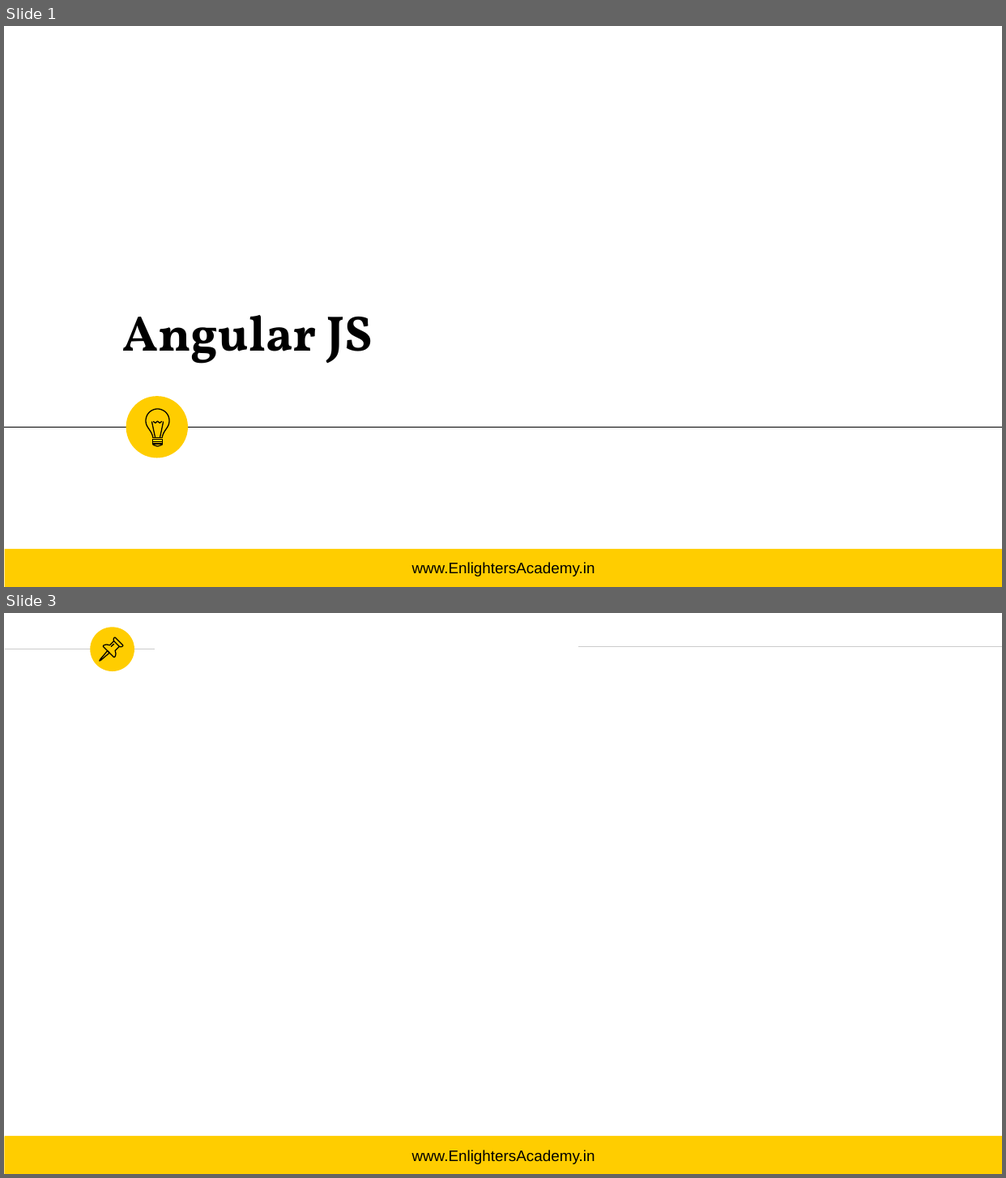
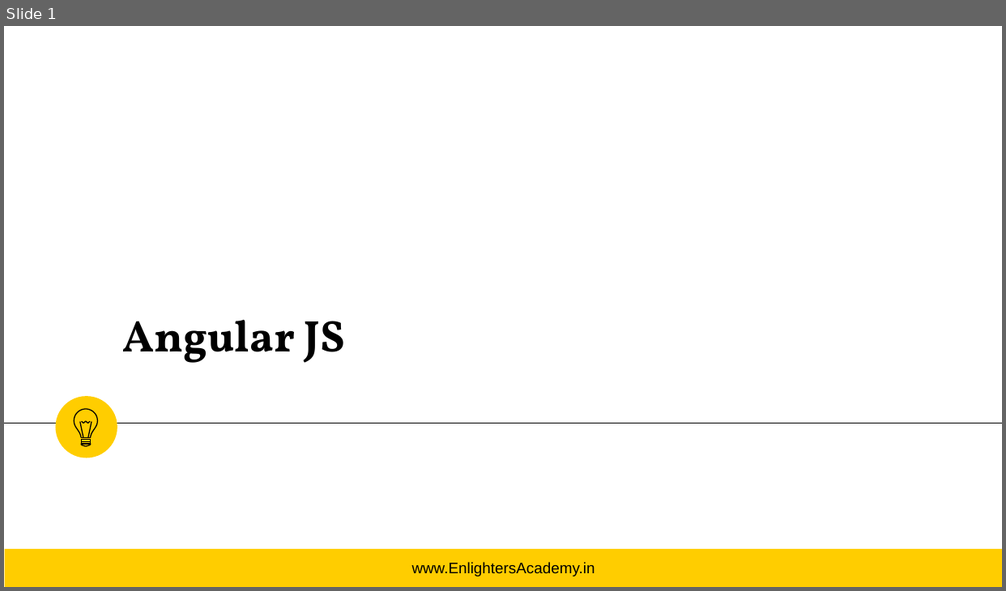
Before and after one commit to vikram-github/Course-Materials, a slide deck: PPT Template/EnlightersAcademyTemplate.pptx. Shown one above the other, each under a label of ours: slides 1 and 3 before the commit, slide 1 after it; the slides between them are not shown. The pictures are 1006x1178 and 1006x591 pixels, drawn with LibreOffice and Linux fonts; fonts in the diff are those of the drawing; background and template pictures are left out. Boxes give left, top, right and bottom in pixels: in the first picture for what was removed or moved away, otherwise in the second. Text is boxed around its words. In the diff, an @@ line names an element or a change of style, - is before the commit and + after.

```diff
--- a/PPT Template/EnlightersAcademyTemplate.pptx
+++ b/PPT Template/EnlightersAcademyTemplate.pptx
@@ slide 3 removed at [4,613,1002,1174], background #FFFFFF; not listed: 1 template element that a slide beside it also shows @@
@@ ellipse removed at [90,627,134,671] @@
@@ line removed from (5, 649) to (155, 649) @@
@@ group removed at [100,638,123,661]: 4 freeform shapes @@
@@ line removed from (579, 647) to (1002, 647) @@
@@ rectangle removed at [5,1137,1002,1174] @@
-www.EnlightersAcademy.in
@@ slide 1 changed as well @@
@@ title "Angular JS" at [123,320,344,363]: size 36 to 32 pt @@
@@ ellipse: place and size @@
-ellipse at [126,396,188,458]
+ellipse at [56,396,117,458]
@@ line moved from (4, 427) - (1002, 427) to (4, 423) - (1002, 423) @@
@@ group added at [74,409,98,447]: 8 freeform shapes @@
@@ group removed at [146,409,170,447]: 8 freeform shapes @@
```
Also in this commit, not shown: 1 slide added, 1 other slide removed, 1 other file.
